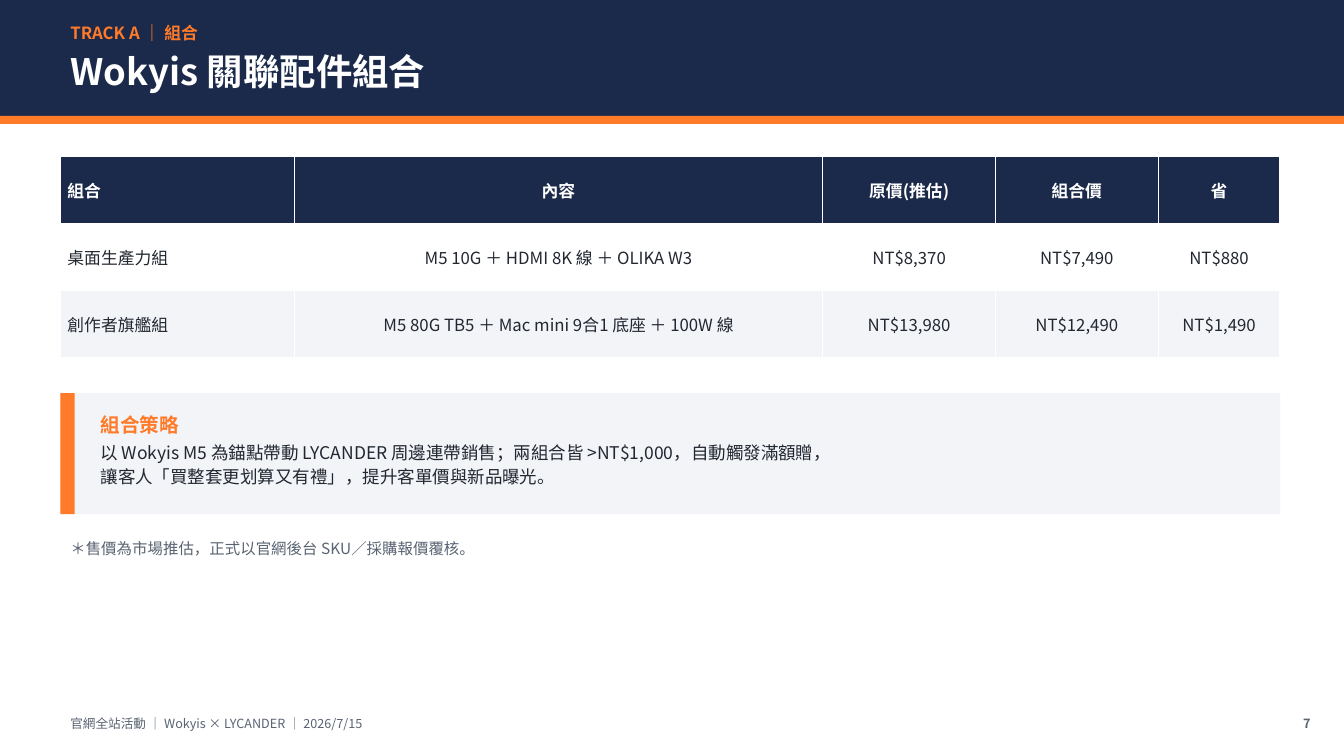
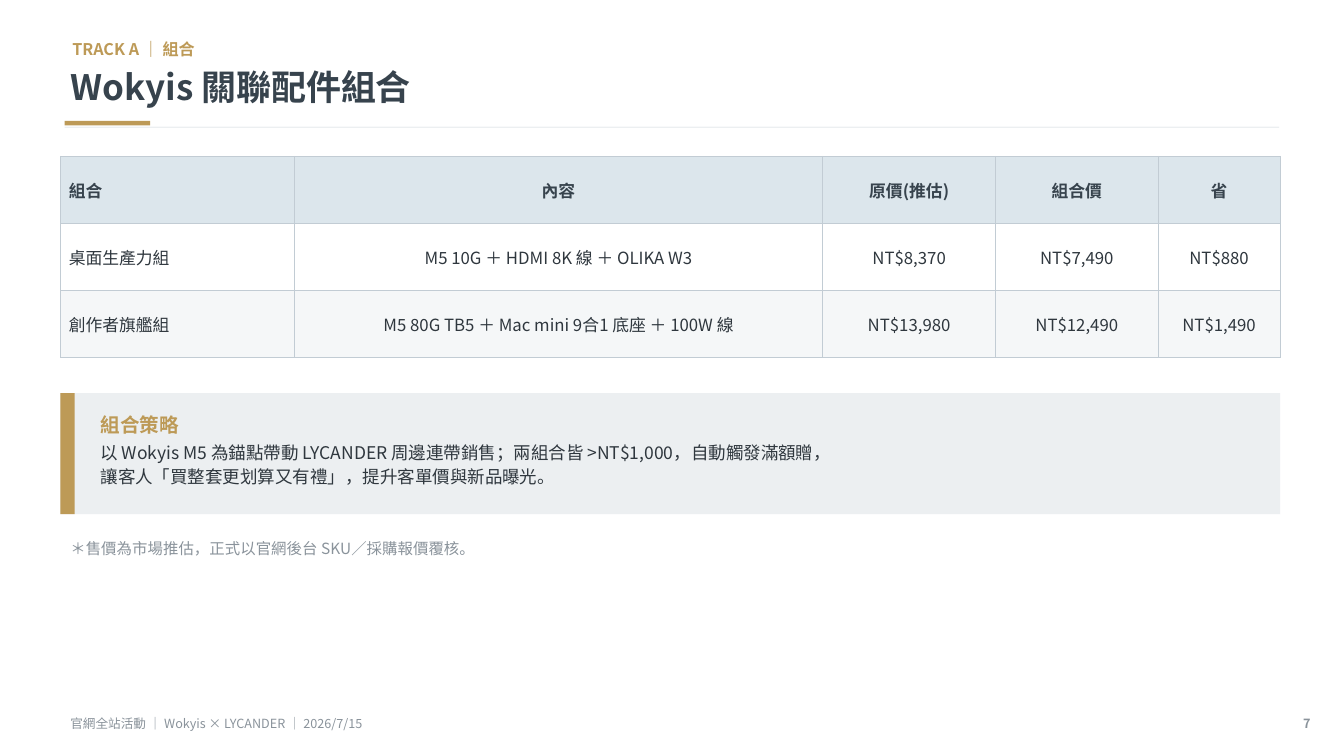
Before and after one commit to Lycander168/FrankAie-hub, a slide deck: slide 7 of projects/website-campaign-2026-0715/campaign-deck.pptx. Drawn at 1344x756 pixels with LibreOffice and Linux fonts; fonts in the diff are those of the drawing. Boxes give left, top, right and bottom in pixels: in the first picture for what was removed or moved away, otherwise in the second. Text is boxed around its words. In the diff, an @@ line names an element or a change of style, - is before the commit and + after.

```diff
--- a/projects/website-campaign-2026-0715/campaign-deck.pptx
+++ b/projects/website-campaign-2026-0715/campaign-deck.pptx
@@ rectangle removed at box(0, 0, 1344, 116) @@
@@ text "TRACK A ｜ 組合": place and size @@
-text "TRACK A ｜ 組合" at box(70, 25, 198, 41)
+text "TRACK A ｜ 組合" at box(72, 41, 195, 57)
@@ text "TRACK A ｜ 組合" at box(72, 41, 195, 57): size 12 to 11.5 pt, text colour #FF7A29 to #BD9A57 @@
@@ text "Wokyis 關聯配件組合": place and size @@
-text "Wokyis 關聯配件組合" at box(70, 54, 425, 93)
+text "Wokyis 關聯配件組合" at box(70, 70, 411, 108)
@@ text "Wokyis 關聯配件組合" at box(70, 70, 411, 108): size 26 to 25 pt, text colour #FFFFFF to #37434D @@
@@ rectangle: place and size @@
-rectangle at box(0, 116, 1344, 124)
+rectangle at box(65, 126, 1279, 127)
@@ rectangle at box(65, 126, 1279, 127): fill #FF7A29 to #ECEFF1 @@
@@ rectangle added at box(65, 121, 150, 125), fill #BD9A57 @@
@@ table at box(60, 156, 1279, 358) @@
@@ fill #1B2A4A to #DCE6EC in row 1 @@
@@ fill #F2F4F8 to #F5F7F8 in row 3 @@
@@ text colour #FFFFFF to #37434D in "組合", "內容", "原價(推估)", "組合價" and 1 more places @@
@@ text colour #222730 to #2F373E in "桌面生產力組", "M5 10G ＋ HDMI 8K 線 ＋ ...", "NT$8,370", "NT$7,490" and 6 more places @@
@@ borders changed @@
@@ rectangle at box(60, 393, 1280, 514): fill #F2F4F8 to #ECEFF1 @@
@@ rectangle at box(60, 393, 75, 514): fill #FF7A29 to #BD9A57 @@
@@ text "組合策略" at box(101, 415, 831, 485): text colour #FF7A29 to #BD9A57 in "組合策略"; text colour #222730 to #2F373E @@
@@ text colour #5A6372 to #8A939B in 3 elements at box(70, 541, 475, 556), box(70, 717, 362, 731), box(1303, 718, 1310, 728) @@
```
Also in this commit, not shown: 19 other slides changed, 1 other file.
